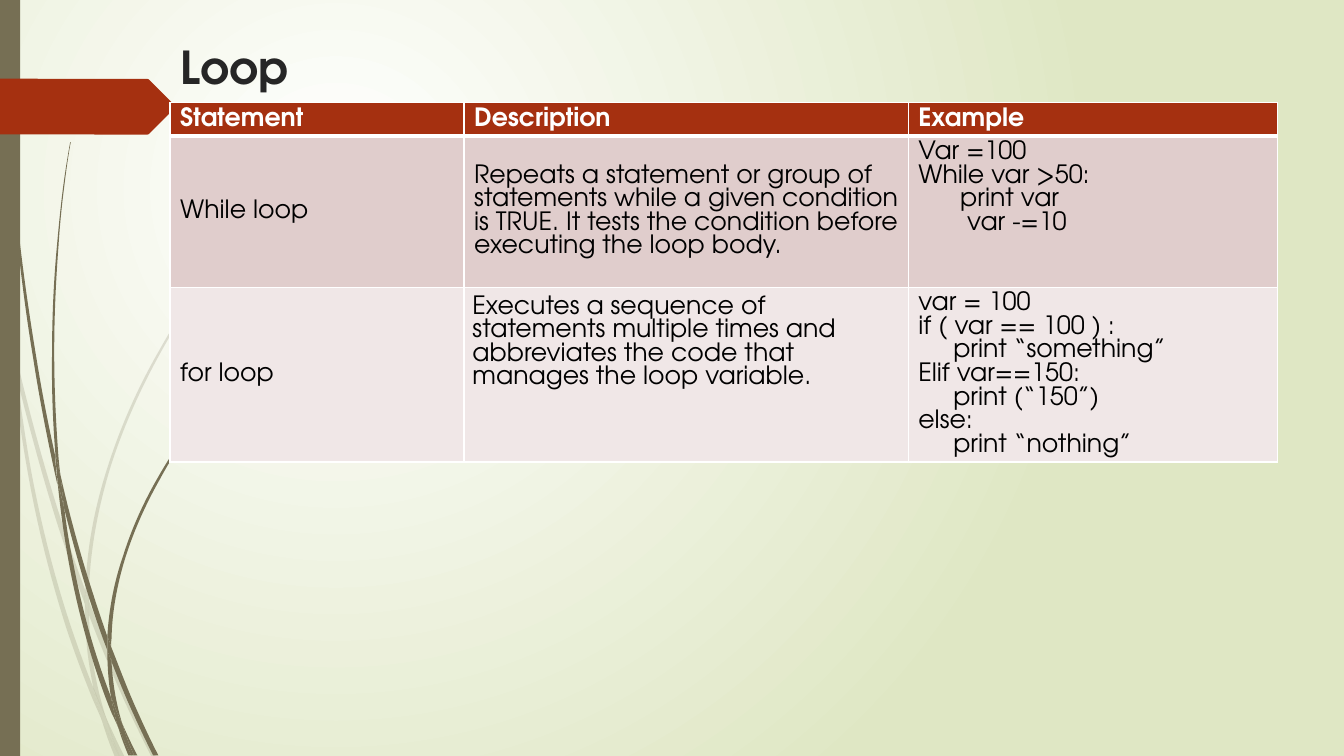
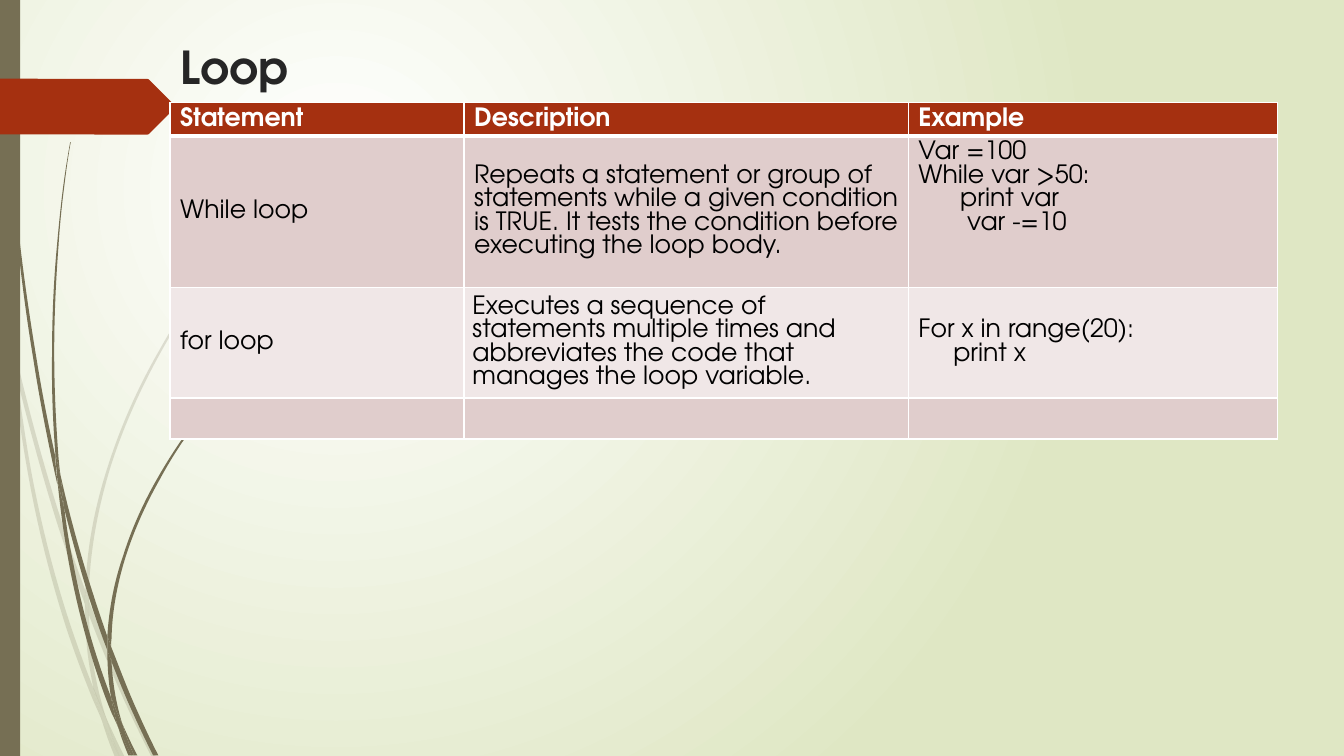
Before and after one commit to flyworker/python-automation-testing, a slide deck: slide 4 of document/course2-3.pptx. Drawn at 1344x756 pixels with LibreOffice and Linux fonts; fonts in the diff are those of the drawing. Boxes give left, top, right and bottom in pixels: in the first picture for what was removed or moved away, otherwise in the second. Text is boxed around its words. In the diff, an @@ line names an element or a change of style, - is before the commit and + after.

Commit message:
add the ppt

```diff
--- a/document/course2-3.pptx
+++ b/document/course2-3.pptx
@@ table at (170, 103, 1278, 519) @@
-row 3: for loop | Executes a sequence of statements multiple times and abbreviates the code that manages the loop variable. | var = 100 / if ( var == 100 ) : / print “something” / Elif var==150: / print (“150”) / else: / print “nothing”
+row 3: for loop | Executes a sequence of statements multiple times and abbreviates the code that manages the loop variable. | For x in range(20): / print x
+row 4:  |  | 
```
Also in this commit, not shown: 1 other slide changed, 9 other files.
